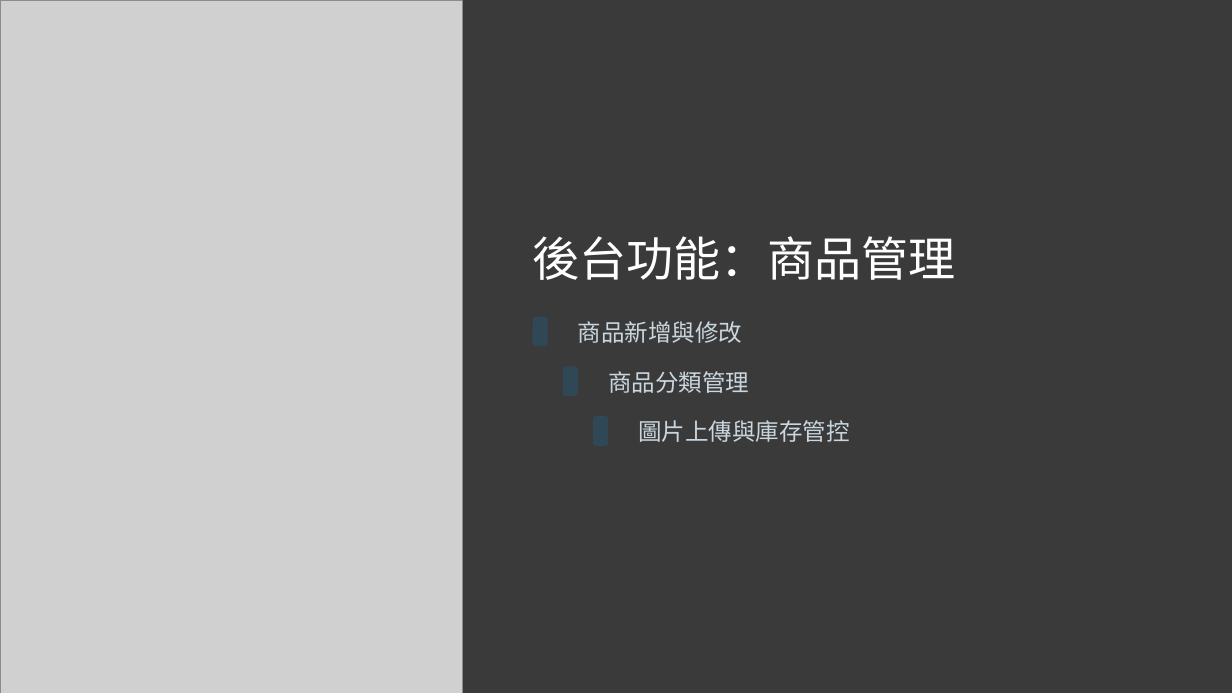
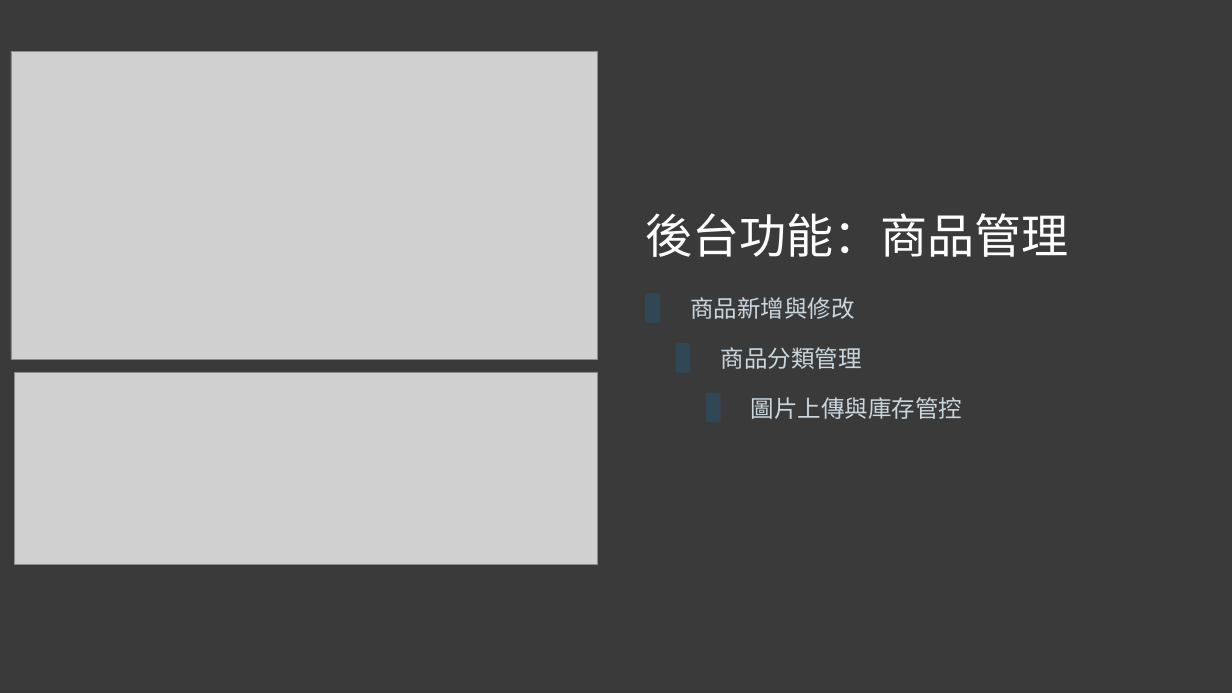
Before and after one commit to Balabababala/shoppingProject, a slide deck: slide 17 of 說明用工具/張允豪 購物網站 專題 ver.0.1.pptx (slide 19 before the commit). Drawn at 1232x693 pixels with LibreOffice and Linux fonts; fonts in the diff are those of the drawing; grey boxes stand for pictures. Boxes give left, top, right and bottom in pixels: in the first picture for what was removed or moved away, otherwise in the second. Text is boxed around its words. In the diff, an @@ line names an element or a change of style, - is before the commit and + after.

```diff
--- a/說明用工具/張允豪 購物網站 專題 ver.0.1.pptx
+++ b/說明用工具/張允豪 購物網站 專題 ver.0.1.pptx
@@ picture removed at [0,0,462,693] @@
@@ picture added at [11,51,598,359] @@
@@ 3 rounded rectangles, 1 text: place and size @@
-3 rounded rectangles, 1 text at [533,236,956,445]
+3 rounded rectangles, 1 text at [645,213,1068,422]
@@ 3 texts: place and size @@
-3 texts at [578,321,849,442]
+3 texts at [690,297,962,419]
@@ picture added at [14,373,598,564] @@
```
Also in this commit, not shown: 19 other slides changed, 2 slides added, 3 slides removed, 36 other files.
